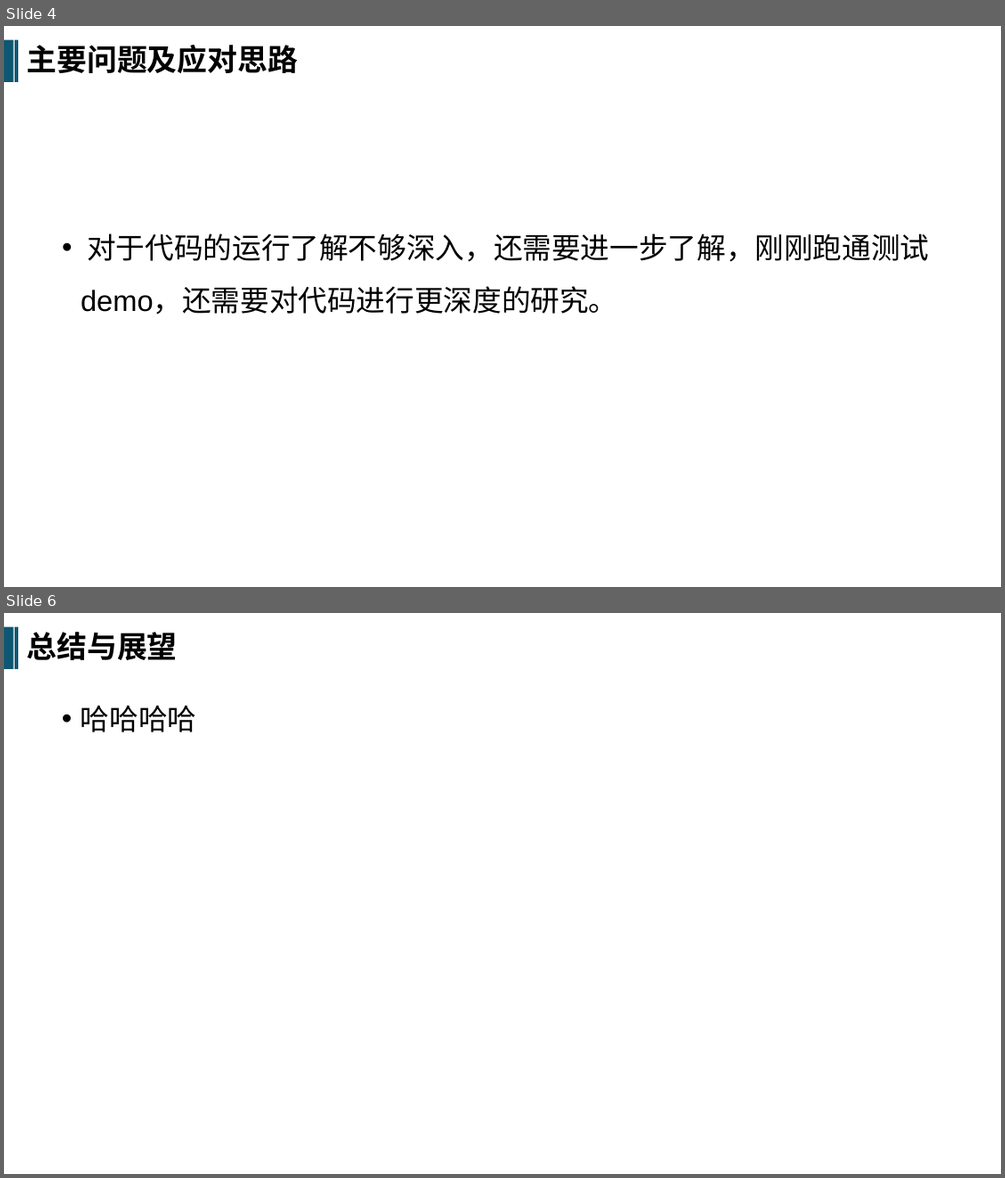
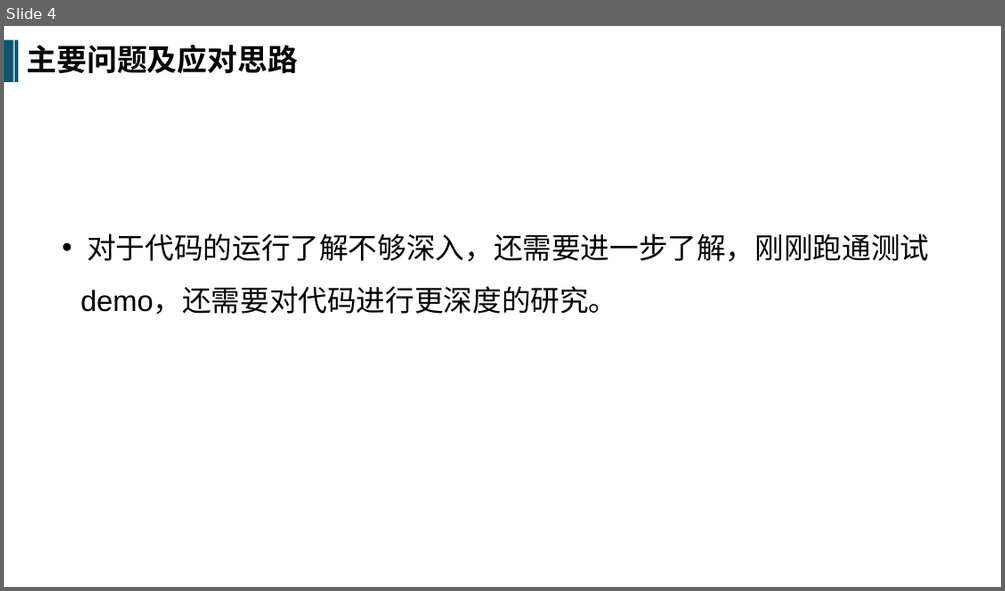
Before and after one commit to SRTPnsxjhw/SRTP, a slide deck: Notes_JHW/中期.pptx. Shown one above the other, each under a label of ours: slides 4 and 6 before the commit, slide 4 after it; the slides between them are not shown. The pictures are 1005x1178 and 1005x591 pixels, drawn with LibreOffice and Linux fonts; fonts in the diff are those of the drawing. Boxes give left, top, right and bottom in pixels: in the first picture for what was removed or moved away, otherwise in the second. Text is boxed around its words. In the diff, an @@ line names an element or a change of style, - is before the commit and + after.

```diff
--- a/Notes_JHW/中期.pptx
+++ b/Notes_JHW/中期.pptx
@@ slide 6 removed at [4,613,1001,1174], background #FFFFFF @@
@@ rectangle removed at [4,627,14,669] @@
@@ rectangle removed at [15,627,18,669] @@
@@ text removed at [27,632,178,660] @@
-总结与展望
@@ text removed at [81,705,197,732] @@
-• 哈哈哈哈
```
Also in this commit, not shown: 3 slides changed, 4 other files.
